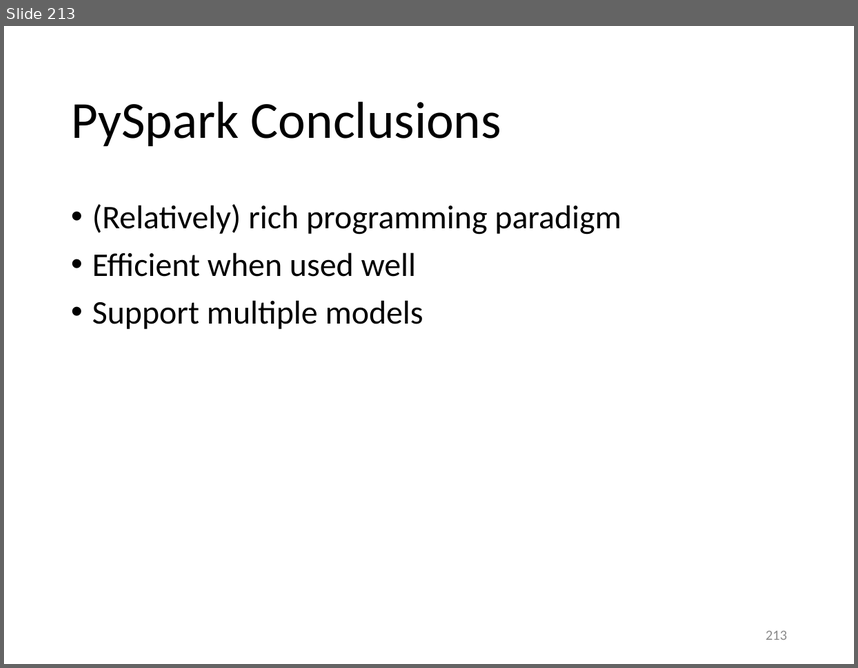
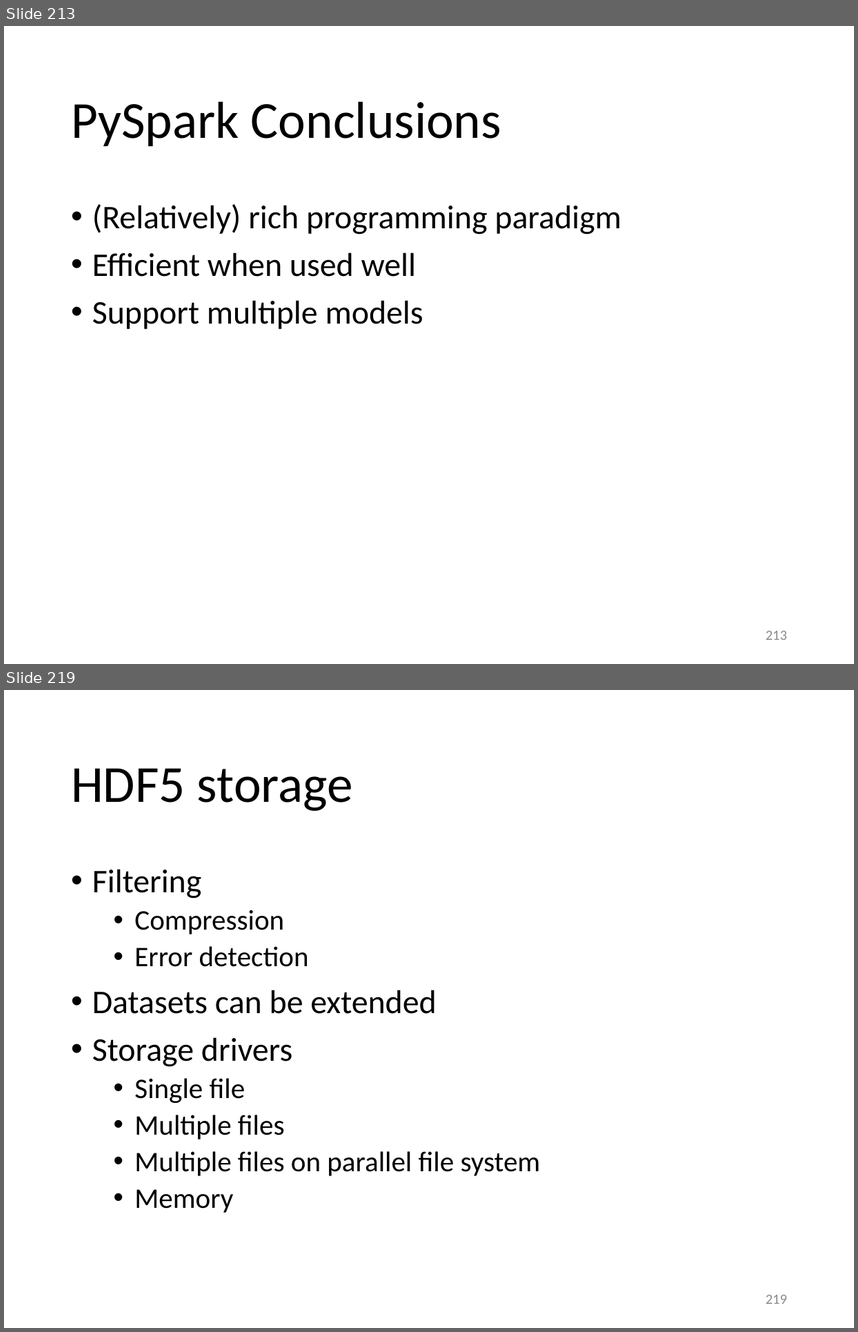
Before and after one commit to gjbex/Python-for-HPC, a slide deck: python_for_hpc.pptx. Shown one above the other, each under a label of ours: slide 213 before the commit, slides 213 and 219 after it; the slides between them are not shown. The pictures are 858x668 and 858x1332 pixels, drawn with LibreOffice and Linux fonts; fonts in the diff are those of the drawing. Boxes give left, top, right and bottom in pixels: in the first picture for what was removed or moved away, otherwise in the second. Text is boxed around its words. In the diff, an @@ line names an element or a change of style, - is before the commit and + after.

```diff
--- a/python_for_hpc.pptx
+++ b/python_for_hpc.pptx
@@ slide 219 added at box(4, 690, 854, 1328), background #FFFFFF @@
@@ title added at box(71, 768, 353, 811), 44 pt, text #000000 @@
+HDF5 storage
@@ text added at box(92, 869, 541, 1212), 24 pt, text #000000 @@
+• Filtering
+  • Compression
+  • Error detection
+• Datasets can be extended
+• Storage drivers
+  • Single file
+  • Multiple files
+  • Multiple files on parallel file system
+  • Memory
@@ page number added at box(766, 1294, 787, 1303), 12 pt, text #8C8C8C @@
+219
```
Also in this commit, not shown: 14 other slides added.
